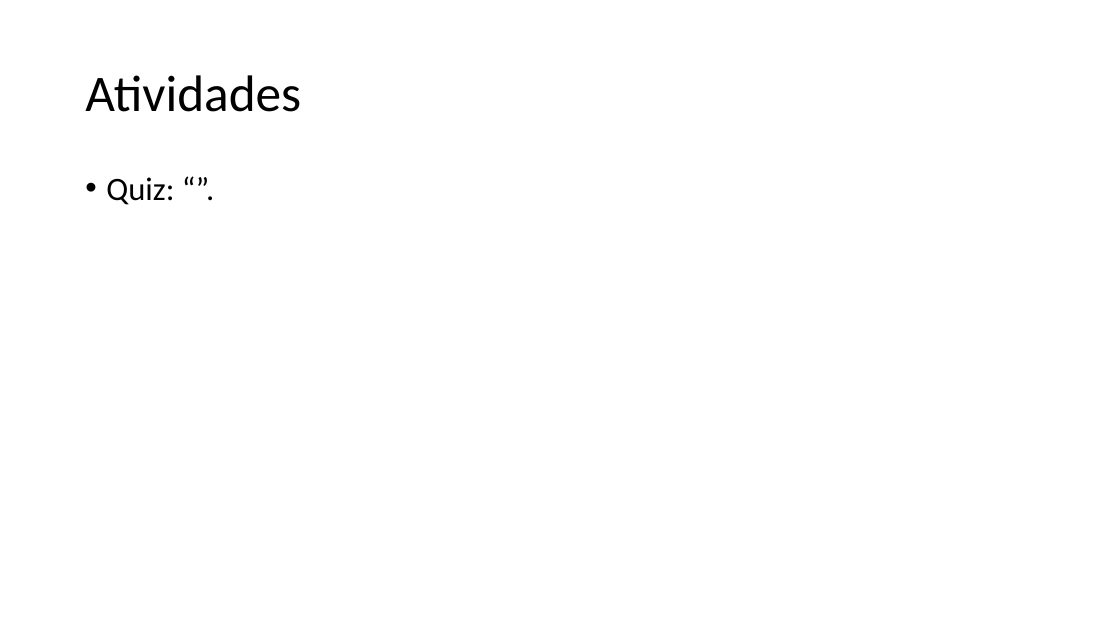
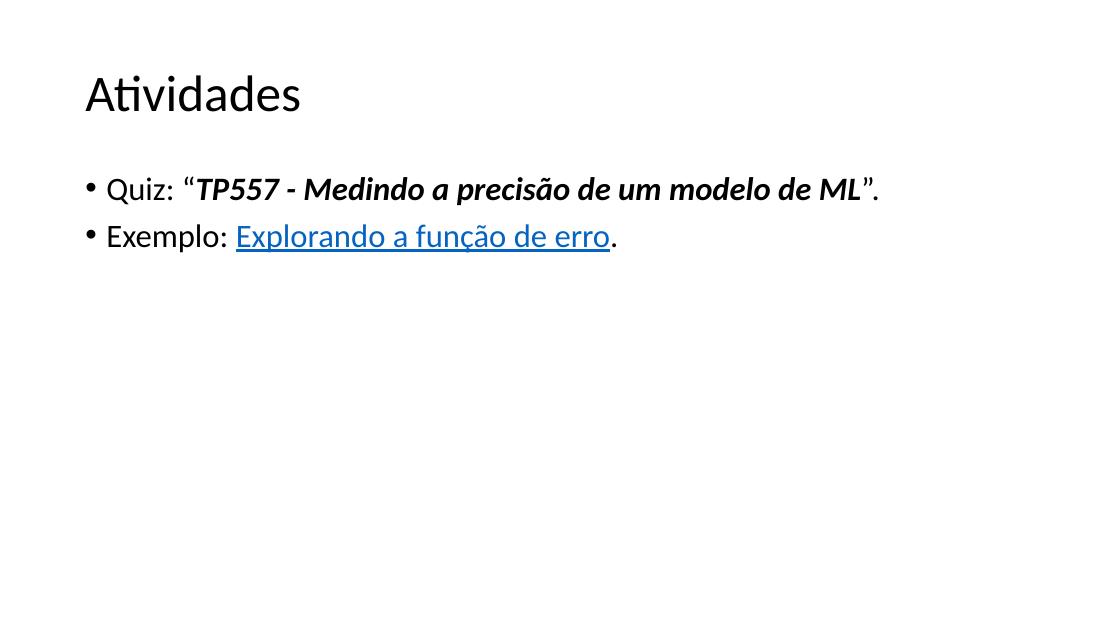
Before and after one commit to zz4fap/tp557-iot-ml, a slide deck: slide 20 of slides/TP557_5_Medindo_a_precisão_de_um_modelo_de_ML.pptx. Drawn at 1120x630 pixels with LibreOffice and Linux fonts; fonts in the diff are those of the drawing. Boxes give left, top, right and bottom in pixels: in the first picture for what was removed or moved away, otherwise in the second. Text is boxed around its words. In the diff, an @@ line names an element or a change of style, - is before the commit and + after.

```diff
--- a/slides/TP557_5_Medindo_a_precisão_de_um_modelo_de_ML.pptx
+++ b/slides/TP557_5_Medindo_a_precisão_de_um_modelo_de_ML.pptx
@@ text at <box>106,176,880,253</box>: text changed @@
-• Quiz: “”.
+• Quiz: “TP557 - Medindo a precisão de um modelo de ML”.
+• Exemplo: Explorando a função de erro.
```
Also in this commit, not shown: 2 other slides changed, 2 slides added, 2 slides removed, 5 other files.
